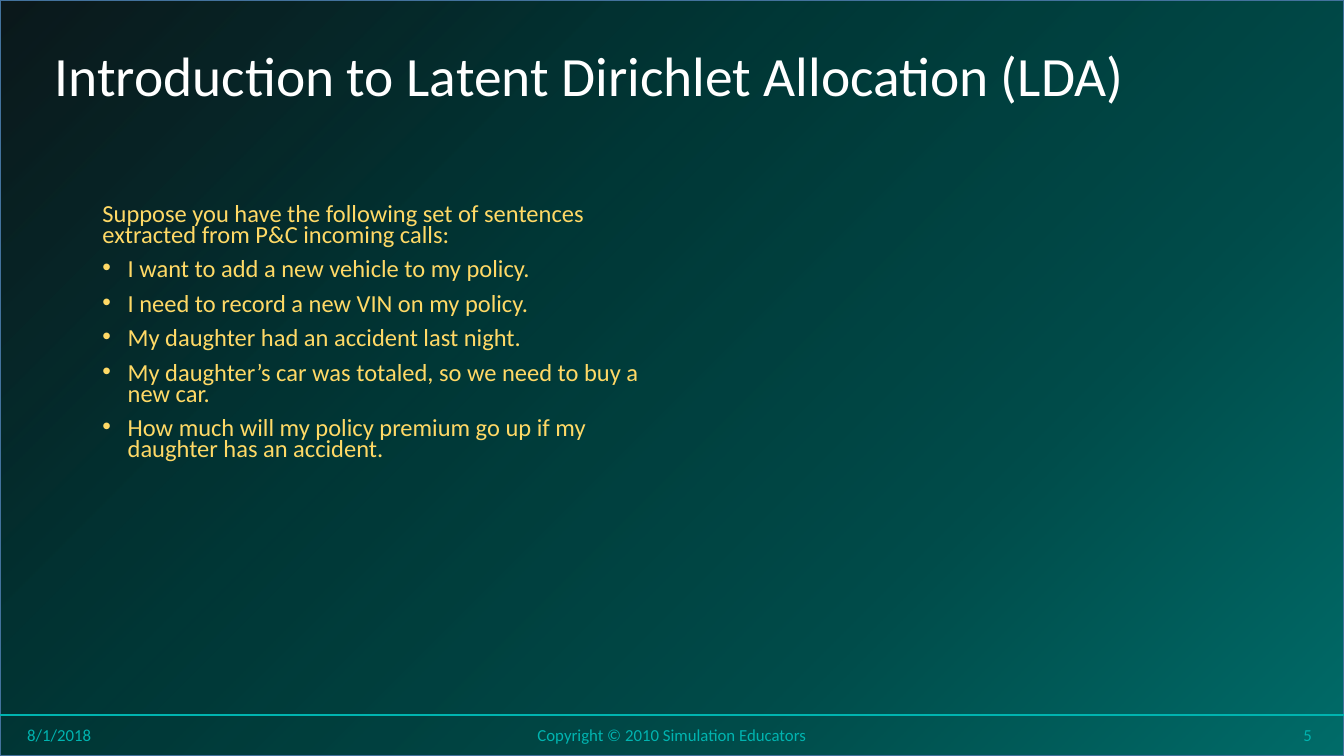
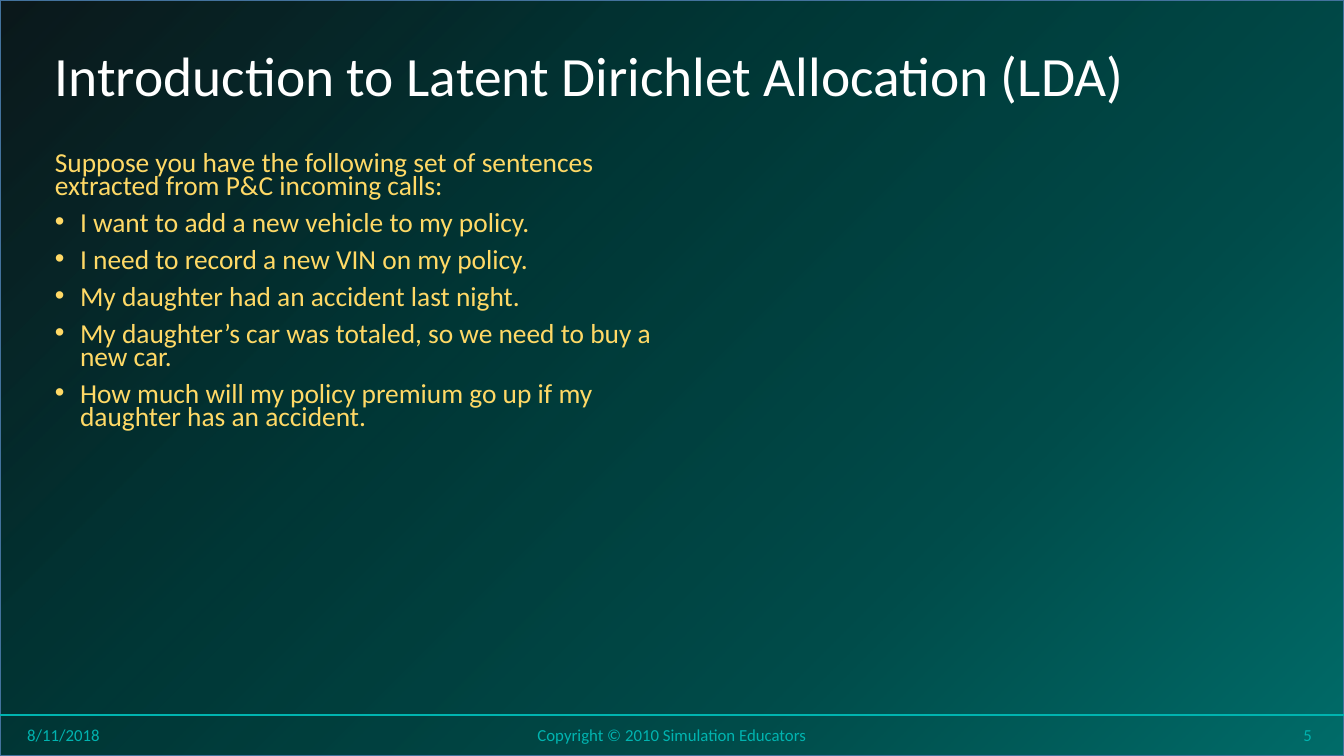
Before and after one commit to stricje1/VIT_University, a slide deck: slide 5 of Data_Analytics_2018/PPT/Lesson 22 - Data Analytics - Topic Modeling.pptx. Drawn at 1344x756 pixels with LibreOffice and Linux fonts; fonts in the diff are those of the drawing; grey boxes stand for pictures; background and template pictures are left out. Boxes give left, top, right and bottom in pixels: in the first picture for what was removed or moved away, otherwise in the second. Text is boxed around its words. In the diff, an @@ line names an element or a change of style, - is before the commit and + after.

```diff
--- a/Data_Analytics_2018/PPT/Lesson 22 - Data Analytics - Topic Modeling.pptx
+++ b/Data_Analytics_2018/PPT/Lesson 22 - Data Analytics - Topic Modeling.pptx
@@ text "Suppose you have the following ...": place and size @@
-text "Suppose you have the following ..." at <box>102,205,638,462</box>
+text "Suppose you have the following ..." at <box>55,153,651,431</box>
@@ text "Suppose you have the following ..." at <box>55,153,651,431</box>: size 17.5 to 19.6 pt @@
@@ text at <box>27,729,99,742</box>: text changed @@
-8/1/2018
+8/11/2018
```
Also in this commit, not shown: 17 other slides changed, 2 other files.
